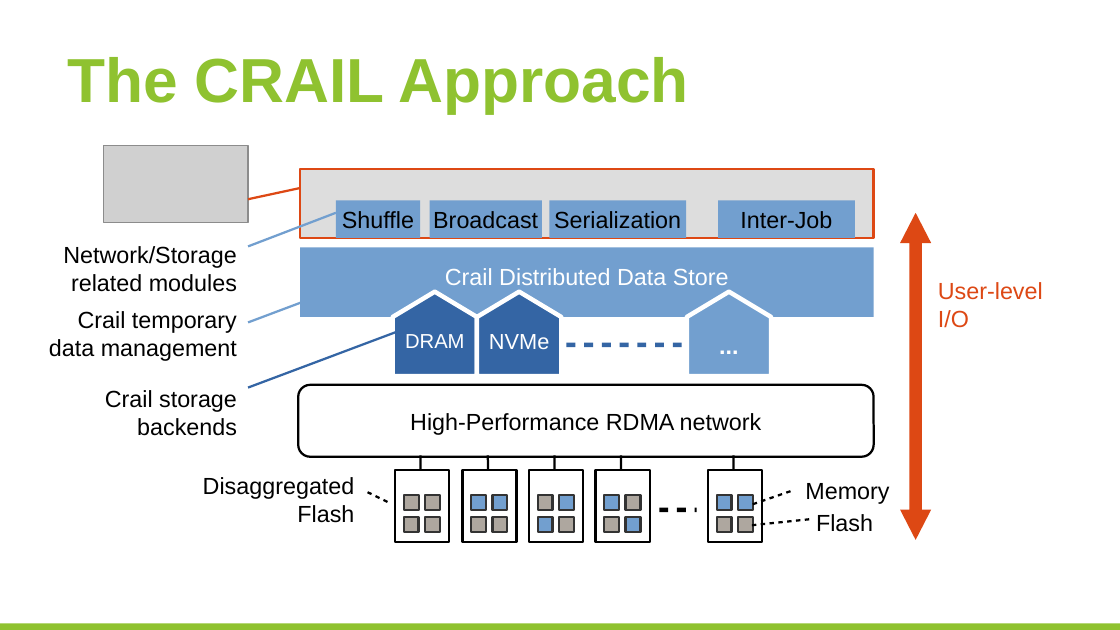
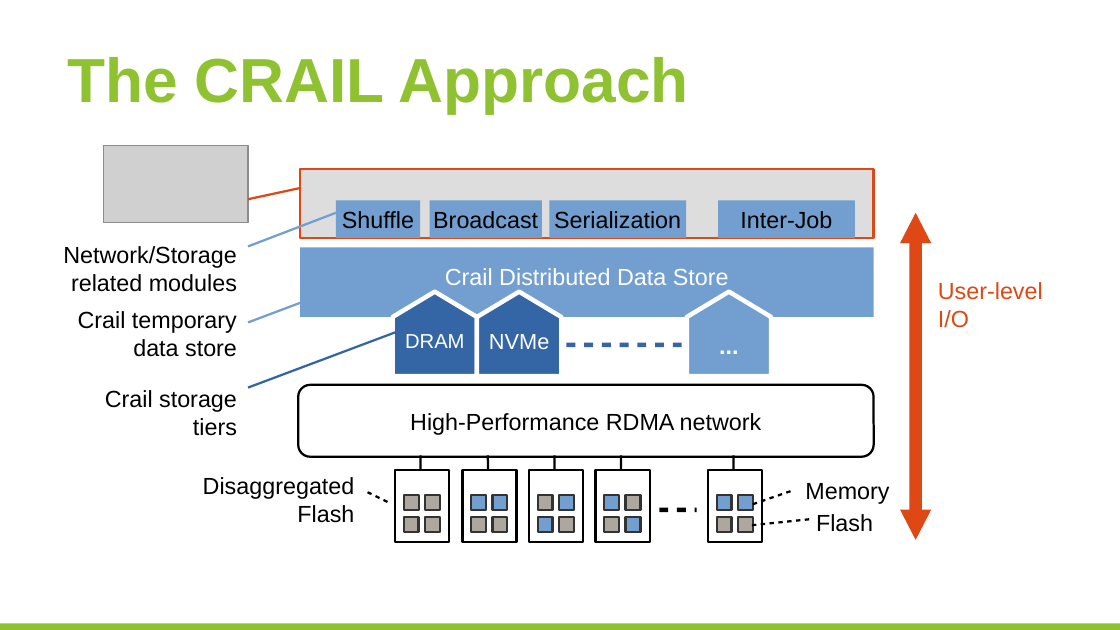
Before and after one commit to huangyibo/spark-summit-17, a slide deck: slide 31 of template.odp. Drawn at 1120x630 pixels with LibreOffice and Linux fonts; fonts in the diff are those of the drawing; grey boxes stand for pictures; background and template pictures are left out. Boxes give left, top, right and bottom in pixels: in the first picture for what was removed or moved away, otherwise in the second. Text is boxed around its words. In the diff, an @@ line names an element or a change of style, - is before the commit and + after.

```diff
--- a/template.odp
+++ b/template.odp
@@ text at <box>78,311,237,357</box>: text changed @@
-Crail temporary data management
+Crail temporary data store
@@ text at <box>193,418,237,436</box>: text changed @@
-backends
+tiers
```
Also in this commit, not shown: 1 other slide changed, 1 slide added, 1 slide removed.
